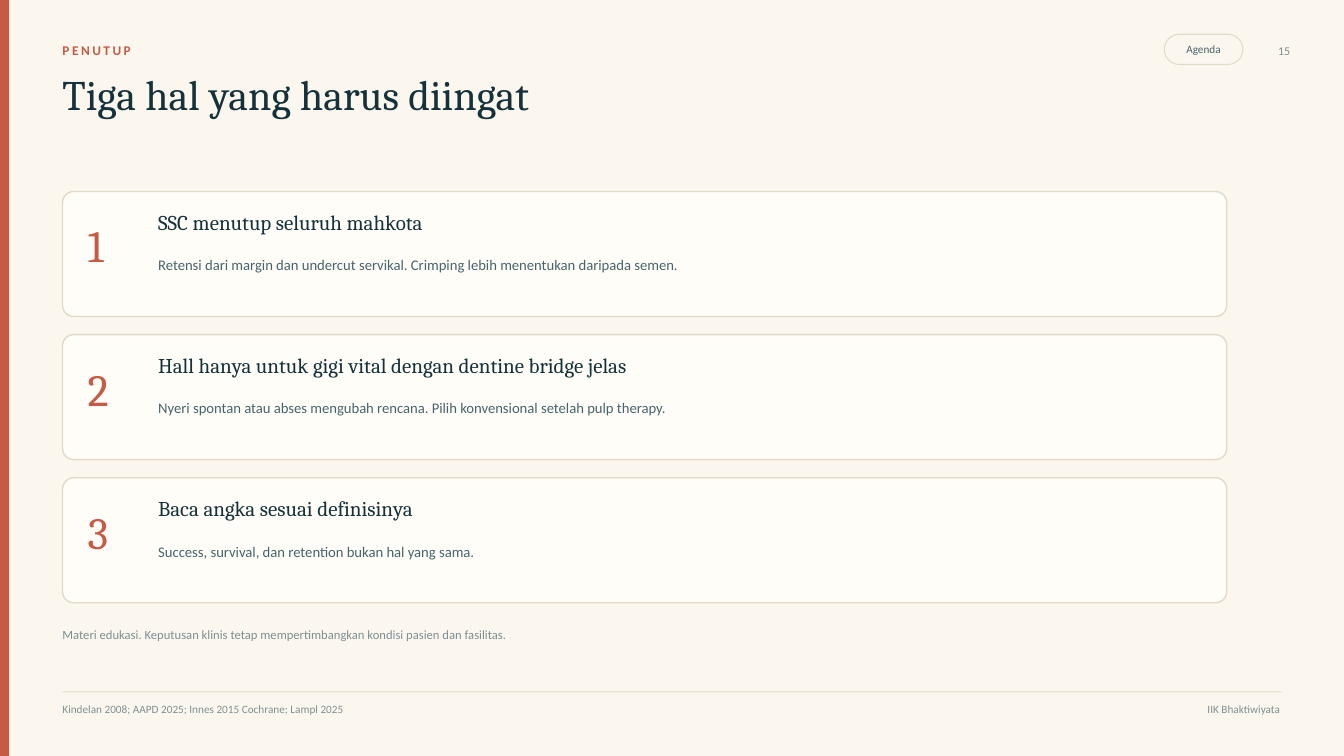
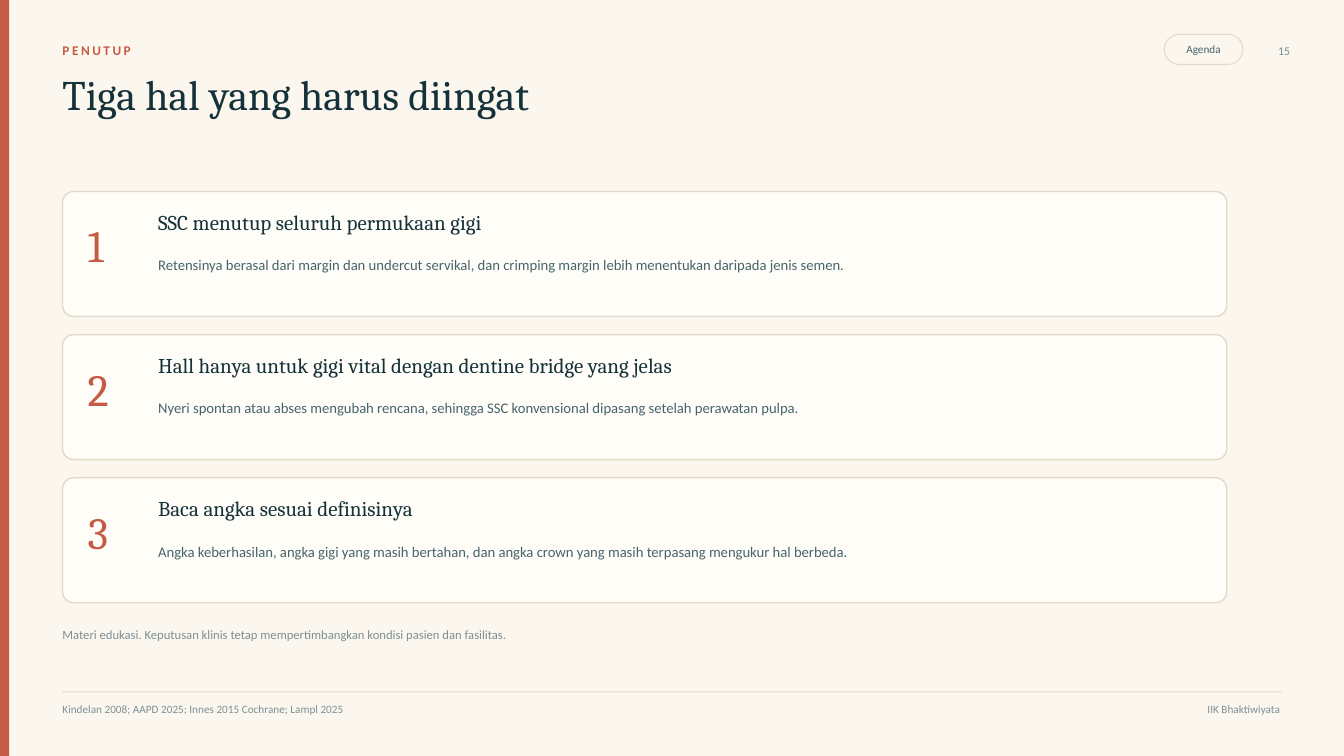
Before and after one commit to maskchanel14-source/agents, a slide deck: slide 15 of deliverables/ssc-pedodonsia/ssc-pedodonsia.pptx. Drawn at 1344x756 pixels with LibreOffice and Linux fonts; fonts in the diff are those of the drawing. Boxes give left, top, right and bottom in pixels: in the first picture for what was removed or moved away, otherwise in the second. Text is boxed around its words. In the diff, an @@ line names an element or a change of style, - is before the commit and + after.

```diff
--- a/deliverables/ssc-pedodonsia/ssc-pedodonsia.pptx
+++ b/deliverables/ssc-pedodonsia/ssc-pedodonsia.pptx
@@ text at (158, 215, 481, 235): text changed @@
-SSC menutup seluruh mahkota
+SSC menutup seluruh permukaan gigi
@@ text at (158, 260, 844, 273): text changed @@
-Retensi dari margin dan undercut servikal. Crimping lebih menentukan daripada semen.
+Retensinya berasal dari margin dan undercut servikal, dan crimping margin lebih menentukan daripada jenis semen.
@@ text at (158, 358, 671, 378): text changed @@
-Hall hanya untuk gigi vital dengan dentine bridge jelas
+Hall hanya untuk gigi vital dengan dentine bridge yang jelas
@@ text at (158, 403, 798, 416): text changed @@
-Nyeri spontan atau abses mengubah rencana. Pilih konvensional setelah pulp therapy.
+Nyeri spontan atau abses mengubah rencana, sehingga SSC konvensional dipasang setelah perawatan pulpa.
@@ text at (158, 547, 847, 560): text changed @@
-Success, survival, dan retention bukan hal yang sama.
+Angka keberhasilan, angka gigi yang masih bertahan, dan angka crown yang masih terpasang mengukur hal berbeda.
```
Also in this commit, not shown: 12 other slides changed, 10 other files.
